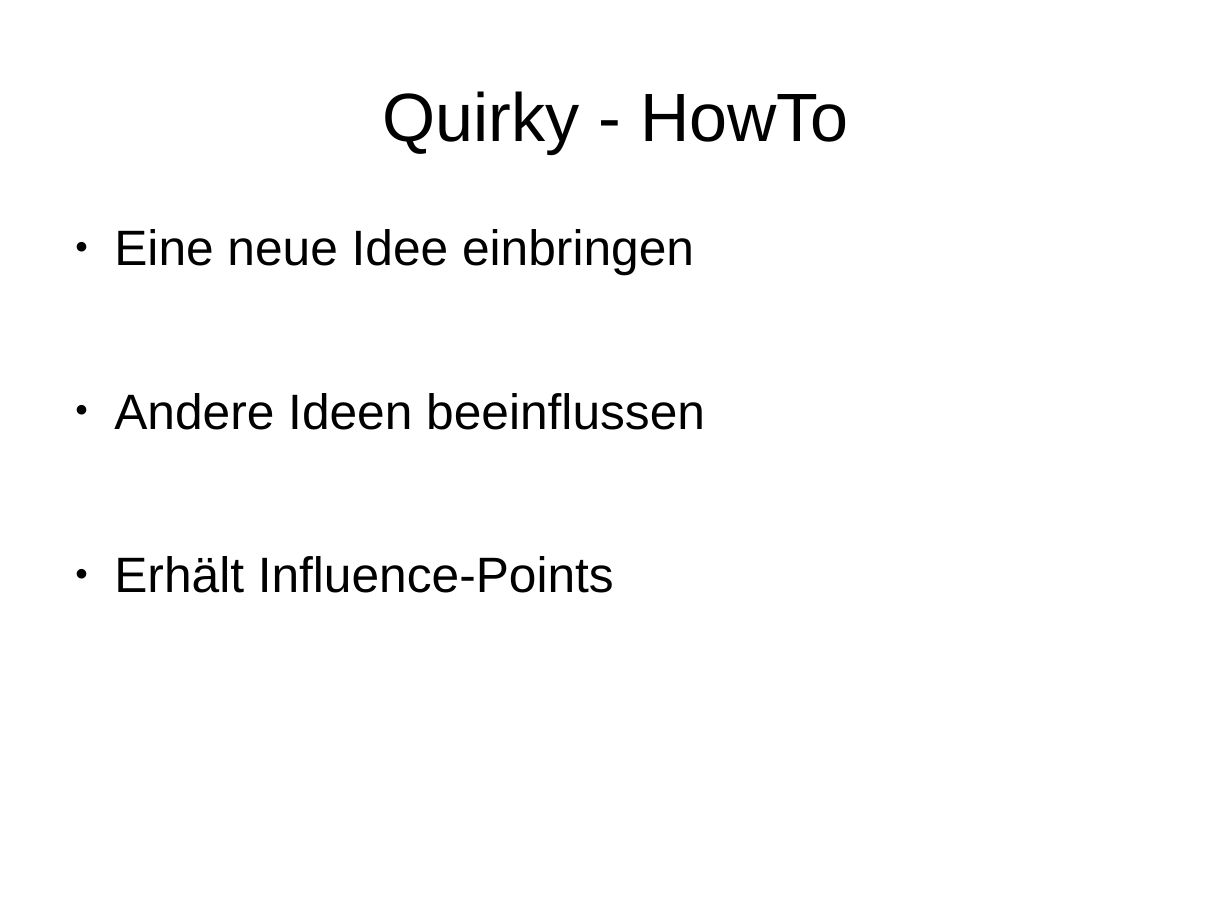
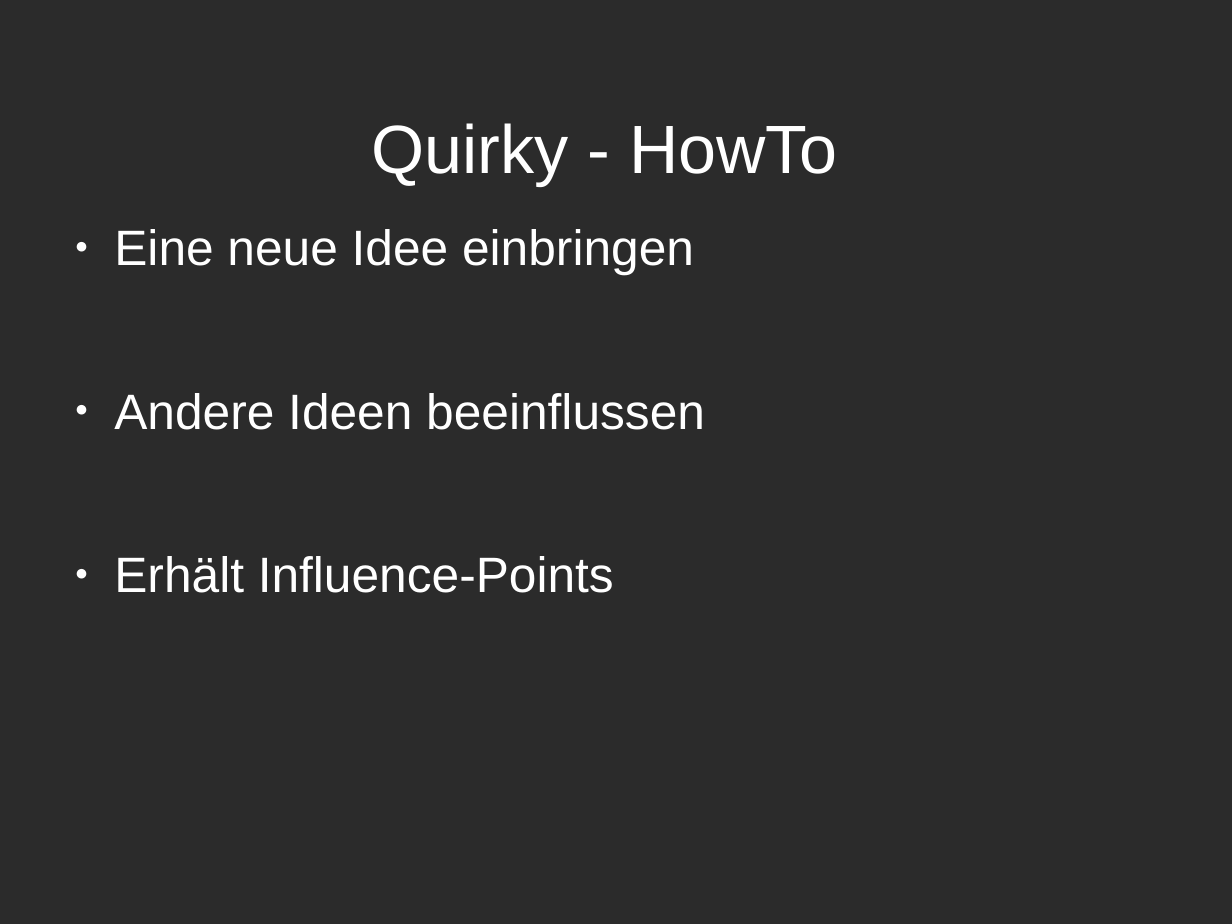
Before and after one commit to Anton1718/IMM_SocialMediaInADevelopmentProcess4711, a slide deck: slide 11 of Folien-Co-Creation.odp. Drawn at 1232x924 pixels with LibreOffice and Linux fonts; fonts in the diff are those of the drawing; background and template pictures are left out; a plain dark background stands for a picture behind light text. Boxes give left, top, right and bottom in pixels: in the first picture for what was removed or moved away, otherwise in the second. Text is boxed around its words. In the diff, an @@ line names an element or a change of style, - is before the commit and + after.

```diff
--- a/Folien-Co-Creation.odp
+++ b/Folien-Co-Creation.odp
@@ background #FFFFFF to picture (left out) @@
@@ title "Quirky - HowTo": place and size @@
-title "Quirky - HowTo" at bbox=[382, 91, 849, 153]
+title "Quirky - HowTo" at bbox=[371, 123, 838, 186]
@@ title "Quirky - HowTo" at bbox=[371, 123, 838, 186]: text colour #000000 to #FFFFFF @@
@@ text "Eine neue Idee einbringen" at bbox=[114, 229, 705, 593]: text colour #000000 to #FFFFFF; bullet colour #000000 to #FFFFFF @@
```
Also in this commit, not shown: 14 other slides changed, 1 slide added, 1 other file.
